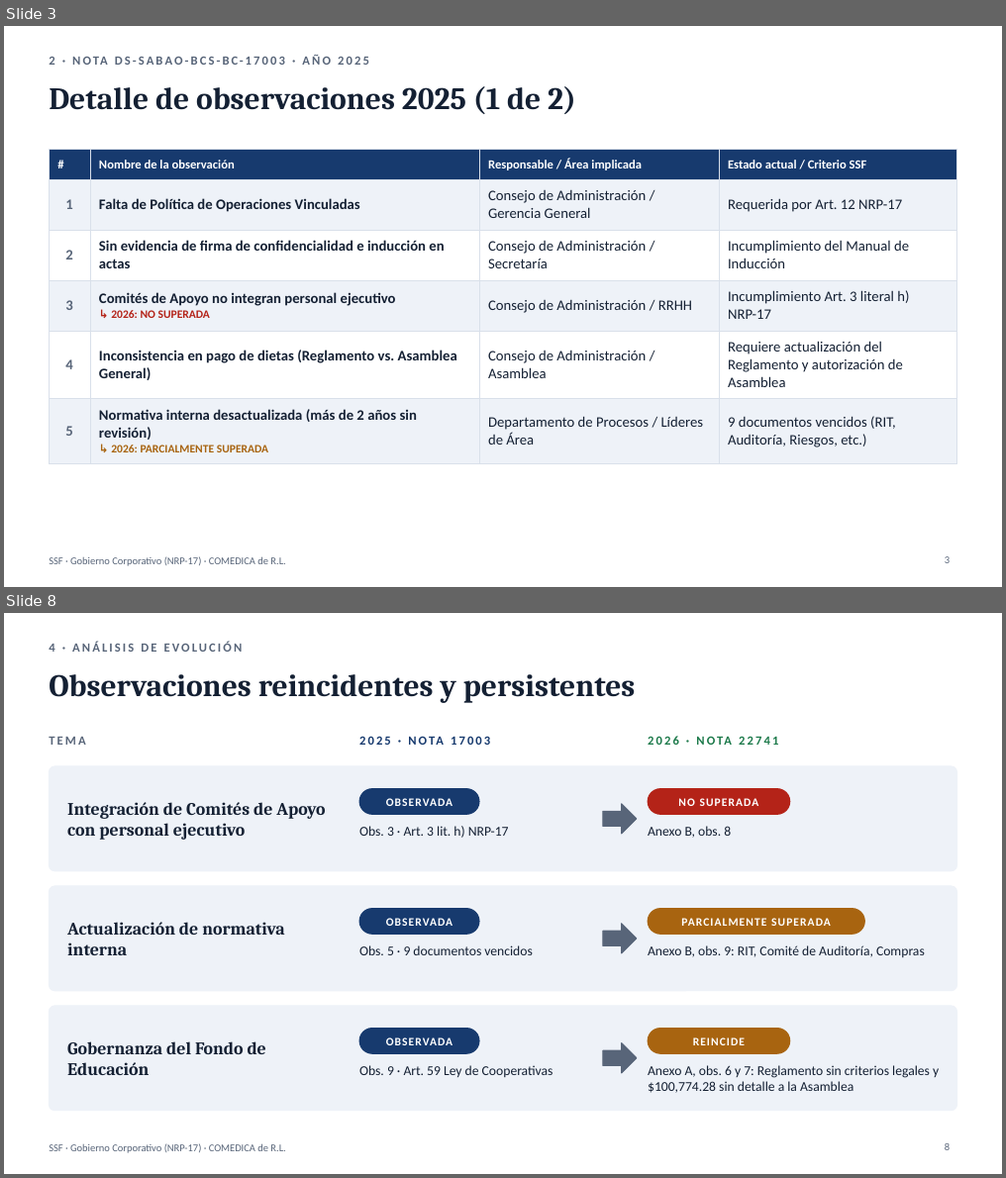
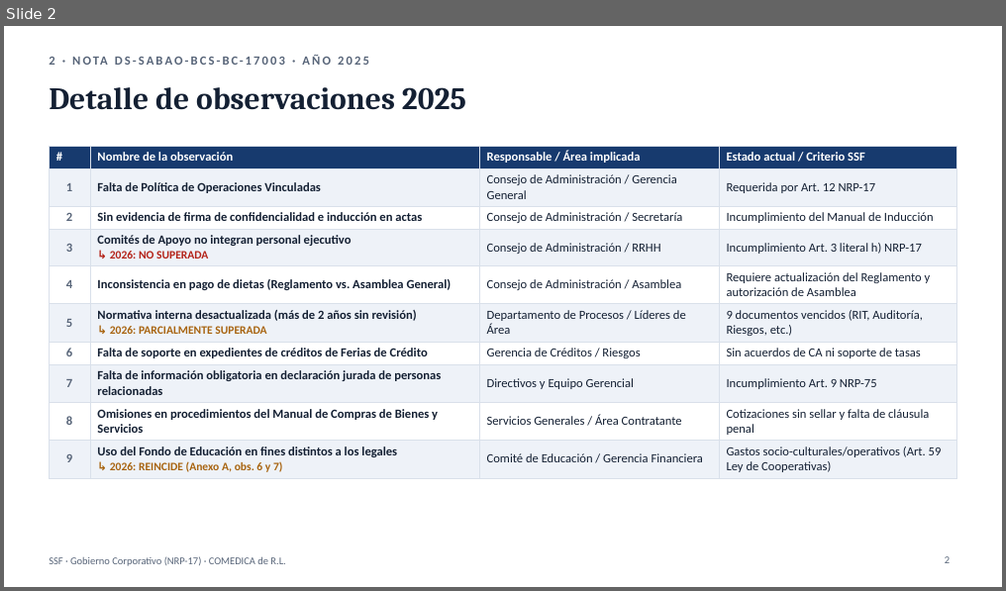
Before and after one commit to menjivar201280/riesgo, a slide deck: supervision-gobierno-corporativo/Supervision_GC_SSF_COMEDICA_2025-2026.pptx. Shown one above the other, each under a label of ours: slides 3 and 8 before the commit, slide 2 after it; the slides between them are not shown. The pictures are 1006x1178 and 1006x591 pixels, drawn with LibreOffice and Linux fonts; fonts in the diff are those of the drawing. Boxes give left, top, right and bottom in pixels: in the first picture for what was removed or moved away, otherwise in the second. Text is boxed around its words. In the diff, an @@ line names an element or a change of style, - is before the commit and + after.

```diff
--- a/supervision-gobierno-corporativo/Supervision_GC_SSF_COMEDICA_2025-2026.pptx
+++ b/supervision-gobierno-corporativo/Supervision_GC_SSF_COMEDICA_2025-2026.pptx
@@ slide 8 removed at bbox=[4, 613, 1002, 1174], background #FFFFFF; not listed: 1 template element that a slide beside it also shows @@
@@ text removed at bbox=[49, 641, 243, 652] @@
-4 · ANÁLISIS DE EVOLUCIÓN
@@ title removed at bbox=[49, 674, 636, 703] @@
-Observaciones reincidentes y persistentes
@@ text removed at bbox=[49, 737, 85, 745] @@
-TEMA
@@ text removed at bbox=[359, 733, 592, 756] @@
-2025 · NOTA 17003
@@ text removed at bbox=[648, 733, 957, 756] @@
-2026 · NOTA 22741
@@ rounded rectangle removed at bbox=[49, 766, 957, 871] @@
@@ rounded rectangle removed at bbox=[359, 789, 479, 814] @@
@@ rounded rectangle removed at bbox=[648, 789, 790, 814] @@
@@ text removed at bbox=[67, 802, 325, 840] @@
-Integración de Comités de Apoyo con personal ejecutivo
@@ text removed at bbox=[386, 798, 452, 806] @@
-OBSERVADA
@@ right arrow removed at bbox=[603, 804, 637, 834] @@
@@ text removed at bbox=[678, 798, 759, 806] @@
-NO SUPERADA
@@ text removed at bbox=[359, 826, 509, 838] @@
-Obs. 3 · Art. 3 lit. h) NRP-17
@@ text removed at bbox=[648, 826, 731, 838] @@
-Anexo B, obs. 8
@@ rounded rectangle removed at bbox=[49, 886, 957, 991] @@
@@ rounded rectangle removed at bbox=[359, 909, 479, 934] @@
@@ rounded rectangle removed at bbox=[648, 909, 865, 934] @@
@@ text removed at bbox=[67, 922, 285, 956] @@
-Actualización de normativa interna
@@ text removed at bbox=[386, 918, 452, 926] @@
-OBSERVADA
@@ right arrow removed at bbox=[603, 924, 637, 954] @@
@@ text removed at bbox=[681, 918, 831, 926] @@
-PARCIALMENTE SUPERADA
@@ text removed at bbox=[359, 946, 533, 956] @@
-Obs. 5 · 9 documentos vencidos
@@ text removed at bbox=[648, 946, 925, 958] @@
-Anexo B, obs. 9: RIT, Comité de Auditoría, Compras
@@ rounded rectangle removed at bbox=[49, 1006, 957, 1111] @@
@@ text removed at bbox=[67, 1042, 266, 1075] @@
-Gobernanza del Fondo de Educación
@@ rounded rectangle removed at bbox=[359, 1029, 479, 1054] @@
@@ text removed at bbox=[386, 1038, 452, 1046] @@
-OBSERVADA
@@ right arrow removed at bbox=[603, 1044, 637, 1073] @@
@@ rounded rectangle removed at bbox=[648, 1029, 790, 1054] @@
@@ text removed at bbox=[693, 1038, 745, 1046] @@
-REINCIDE
@@ text removed at bbox=[359, 1065, 553, 1077] @@
-Obs. 9 · Art. 59 Ley de Cooperativas
@@ text removed at bbox=[648, 1065, 939, 1093] @@
-Anexo A, obs. 6 y 7: Reglamento sin criterios legales y $100,774.28 sin detalle a la Asamblea
@@ page number removed at bbox=[944, 1144, 949, 1151] @@
-8
@@ what was slide 3 is now slide 2 @@
@@ slide 2 changed as well @@
@@ title at bbox=[49, 87, 466, 110]: text changed @@
-Detalle de observaciones 2025 (1 de 2)
+Detalle de observaciones 2025
@@ table at bbox=[49, 146, 957, 476] @@
+row 7: 6 | Falta de soporte en expedientes de créditos de Ferias de Crédito | Gerencia de Créditos / Riesgos | Sin acuerdos de CA ni soporte de tasas
+row 8: 7 | Falta de información obligatoria en declaración jurada de personas relacionadas | Directivos y Equipo Gerencial | Incumplimiento Art. 9 NRP-75
+row 9: 8 | Omisiones en procedimientos del Manual de Compras de Bienes y Servicios | Servicios Generales / Área Contratante | Cotizaciones sin sellar y falta de cláusula penal
+row 10: 9 | Uso del Fondo de Educación en fines distintos a los legales / ↳ 2026: REINCIDE (Anexo A, obs. 6 y 7) | Comité de Educación / Gerencia Financiera | Gastos socio-culturales/operativos (Art. 59 Ley de Cooperativas)
@@ table: place and size @@
-table at bbox=[49, 150, 957, 457]
+table at bbox=[49, 146, 957, 476]
```
Also in this commit, not shown: 3 other slides changed, 4 other slides removed, 1 other file.
